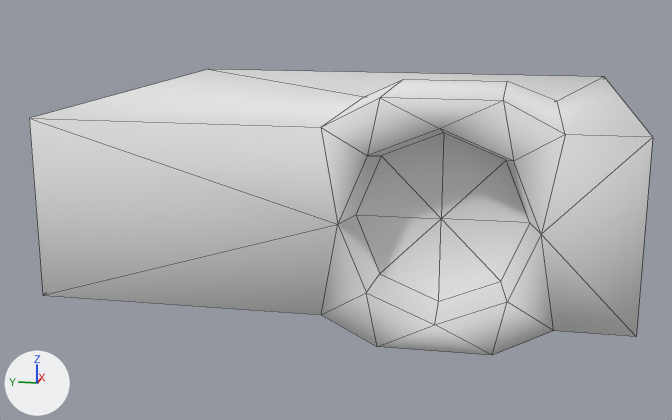
An edit to the OBJ model media/model/mapmodel/nieb/complex/projector/model.obj, drawn before and after from the same camera.
Camera for both pictures: a camera (50 mm lens) standing at (-7.7, -1.24, 1.52) and looking at (-0.15, 0.27, -0.37). Arrows for +X, +Y and +Z are at lower left; the lights stay in place. Mesh edges are drawn as thin lines. Where no turn or scale is listed for an object, it has been applied to the vertices.

Objects in the first picture: 'model.obj'.
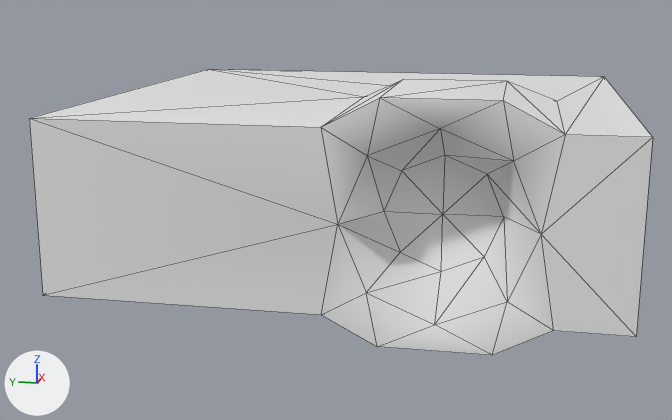
Where the change shows, as pixel boxes (x1, y1, x2, y2) in the pictures (672 x 420 px):
part 1 of me_model_obj, built on: (32, 69, 652, 324) in both

The change, as a diff of the scene's bpy script:
```diff
--- a/media/model/mapmodel/nieb/complex/projector/model.obj.py
+++ b/media/model/mapmodel/nieb/complex/projector/model.obj.py
@@ me_model_obj @@
 # used by ob_model_obj
-me_model_obj.from_pydata(...)  # 45 vertices, 57 faces; spans x -2.0..2.0, y -2.0..2.0, z -0.82..0.82
+me_model_obj.from_pydata(...)  # 45 vertices, 86 faces; spans x -2.0..2.0, y -2.0..2.0, z -0.82..0.82
+# me_model_obj part 1
+# 9 vertices are removed from x -1.73, y -1.32..-0.18, z -0.57..0.57
+# 37 faces are deleted
+# 9 vertices are added at x -1.6, y -1.15..-0.35, z -0.4..0.4
+# 66 new faces join them
 me_model_obj.materials.append(mat_default)
```
